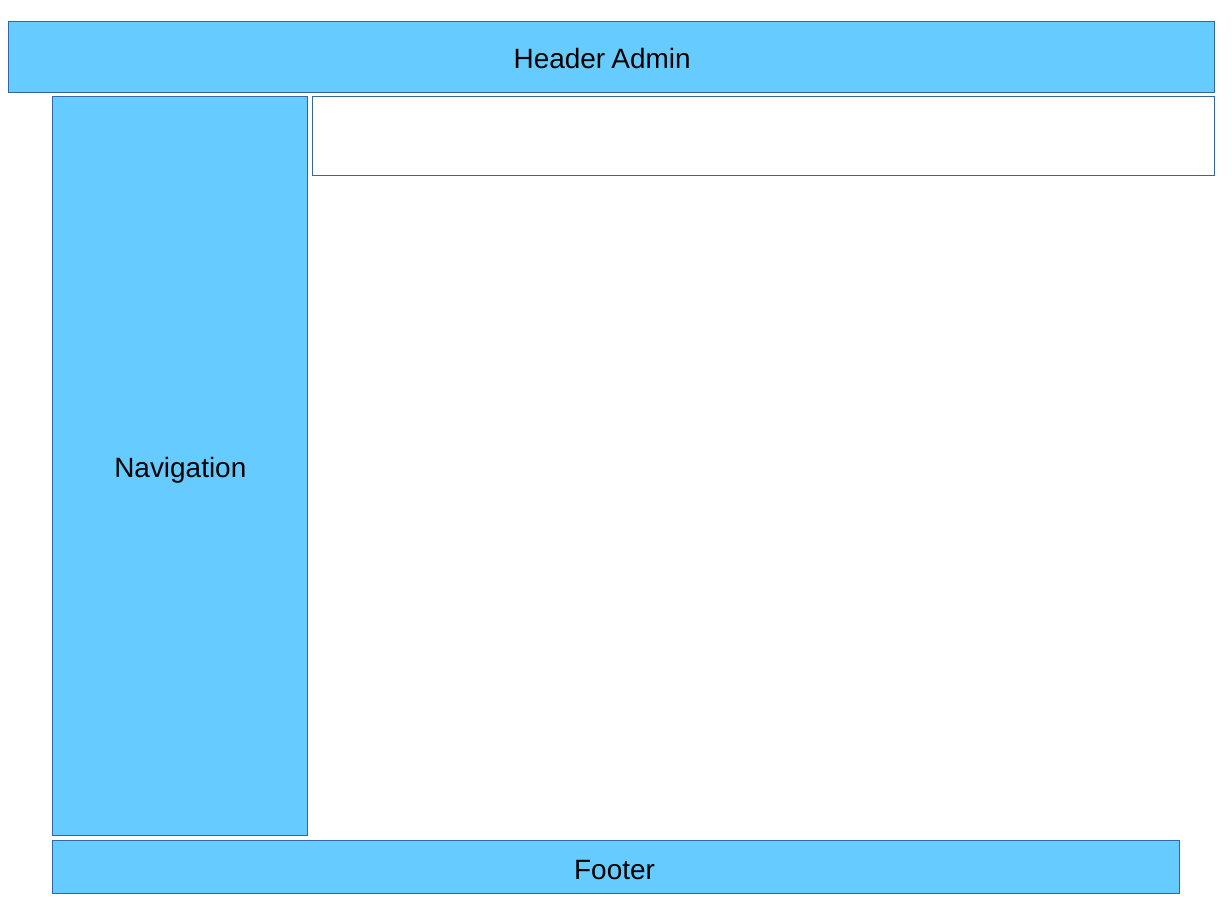
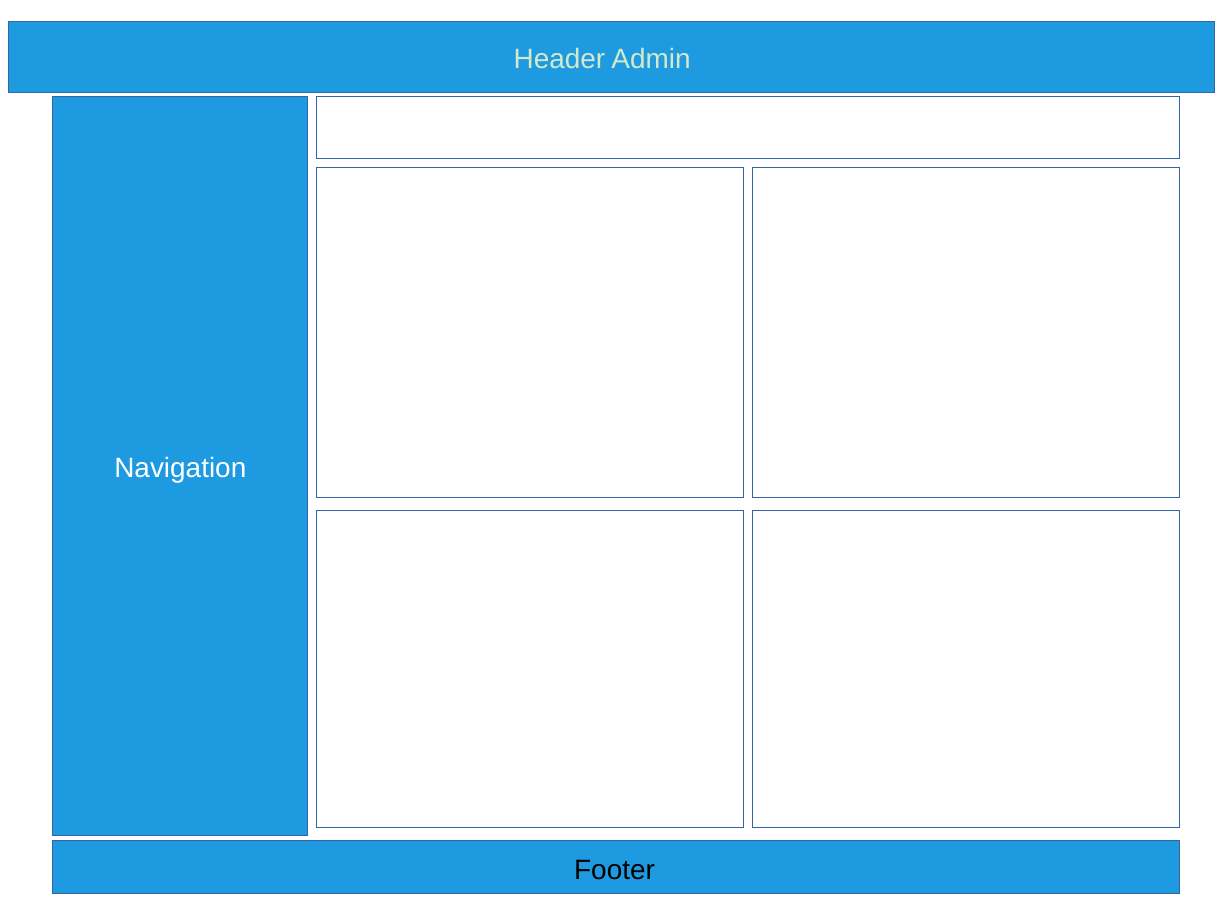
Before and after one commit to bruasu/DAWII-Bruno, a slide deck: slide 8 of schedule/prototype PetShop.odp (slide 6 before the commit). Drawn at 1232x924 pixels with LibreOffice and Linux fonts; fonts in the diff are those of the drawing. Boxes give left, top, right and bottom in pixels: in the first picture for what was removed or moved away, otherwise in the second. Text is boxed around its words. In the diff, an @@ line names an element or a change of style, - is before the commit and + after.

```diff
--- a/schedule/prototype PetShop.odp
+++ b/schedule/prototype PetShop.odp
@@ rectangle at box(9, 22, 1215, 93): fill #66CCFF to #1E9AE0 @@
@@ text "Header Admin" at box(514, 47, 690, 69): text colour #000000 to #D4E8CC @@
@@ rectangle "Navigation" at box(53, 97, 307, 836): text colour #000000 to #FFFFFF; fill #66CCFF to #1E9AE0 @@
@@ rectangle: place and size @@
-rectangle at box(313, 97, 1215, 177)
+rectangle at box(316, 97, 1179, 159)
@@ rectangle added at box(316, 168, 742, 497), fill #FFFFFF, outline #3465A4 0 pt @@
@@ rectangle added at box(754, 168, 1179, 497), fill #FFFFFF, outline #3465A4 0 pt @@
@@ rectangle added at box(316, 511, 742, 827), fill #FFFFFF, outline #3465A4 0 pt @@
@@ rectangle added at box(754, 511, 1179, 827), fill #FFFFFF, outline #3465A4 0 pt @@
@@ rectangle at box(53, 841, 1179, 893): fill #66CCFF to #1E9AE0 @@
```
Also in this commit, not shown: 1 other slide changed, 2 slides added, 1 other file.
